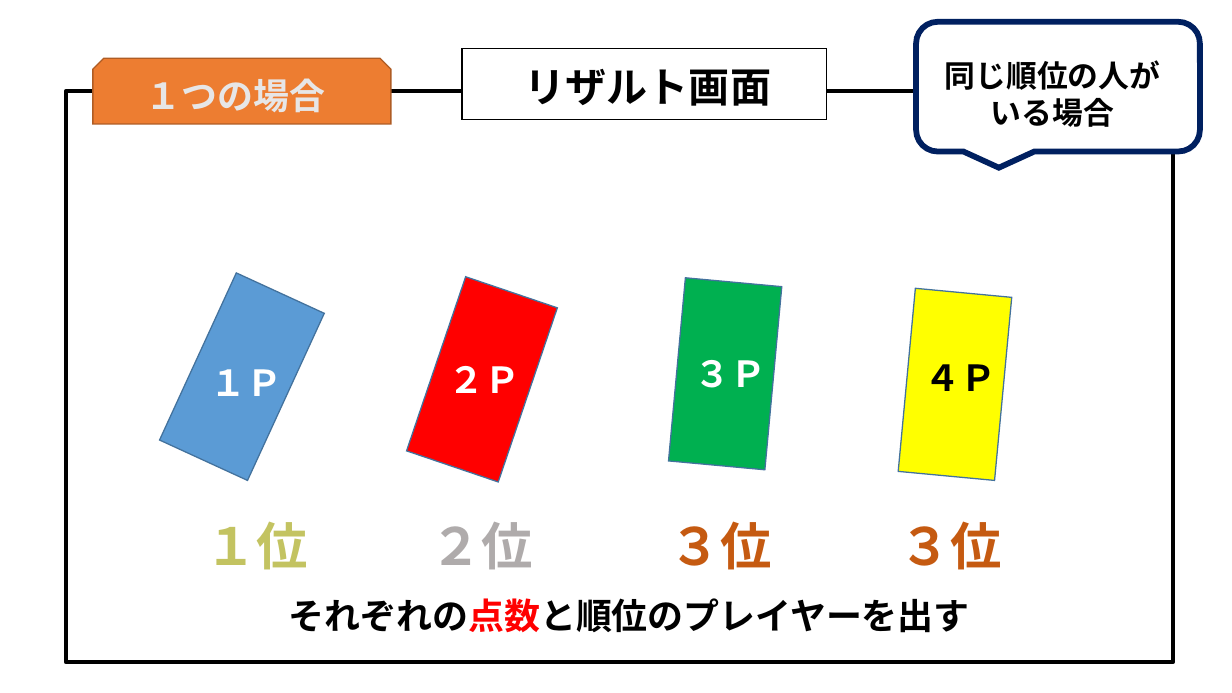
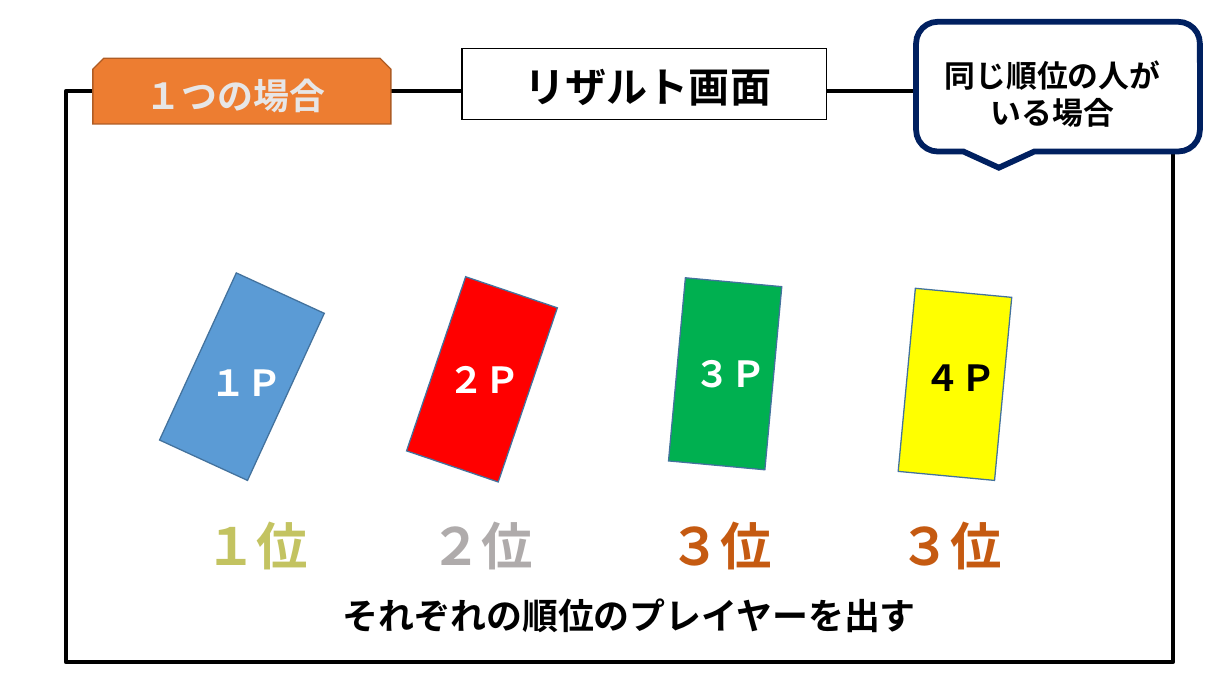
Before and after one commit to MizukiKato0416/sotsugyou_time_kato, a slide deck: slide 19 of 卒業制作_超ぶっ飛び超絶バトロワ（仮）.pptx. Drawn at 1232x693 pixels with LibreOffice and Linux fonts; fonts in the diff are those of the drawing. Boxes give left, top, right and bottom in pixels: in the first picture for what was removed or moved away, otherwise in the second. Text is boxed around its words. In the diff, an @@ line names an element or a change of style, - is before the commit and + after.

```diff
--- a/卒業制作_超ぶっ飛び超絶バトロワ（仮）.pptx
+++ b/卒業制作_超ぶっ飛び超絶バトロワ（仮）.pptx
@@ text at <box>343,598,916,633</box>: text changed @@
-それぞれの点数と順位のプレイヤーを出す
+それぞれの順位のプレイヤーを出す
```
Also in this commit, not shown: 2 other slides changed, 1 other file.
